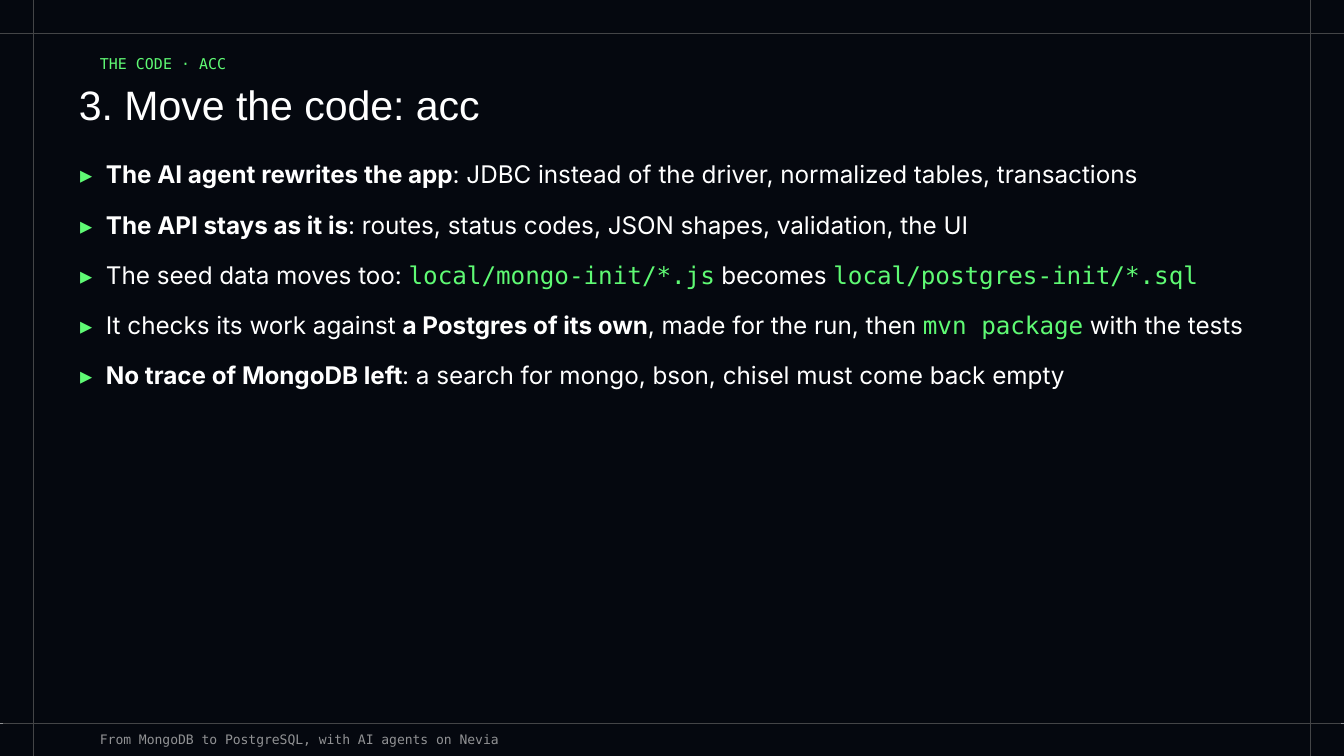
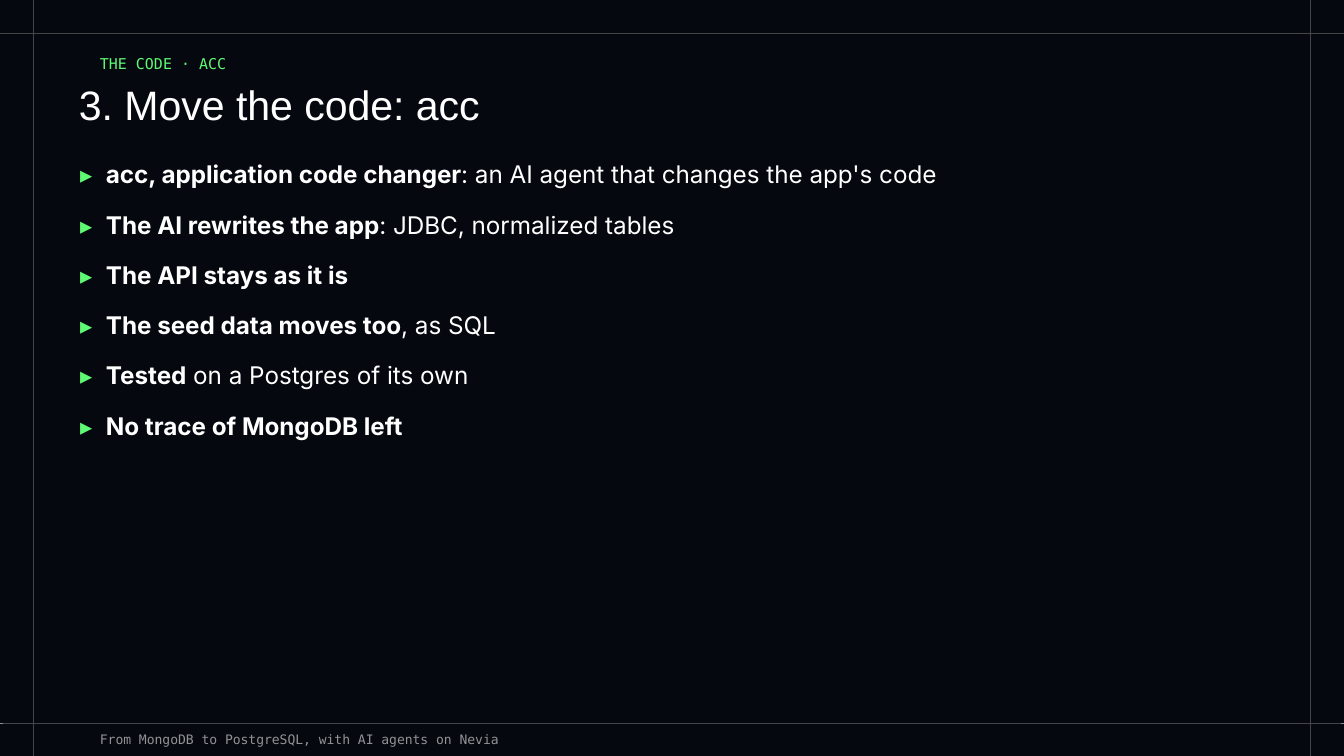
Before and after one commit to bertrandcedric/nevia-agent, a slide deck: slide 16 of docs/presentation.pptx (slide 8 before the commit). Drawn at 1344x756 pixels with LibreOffice and Linux fonts; fonts in the diff are those of the drawing. Boxes give left, top, right and bottom in pixels: in the first picture for what was removed or moved away, otherwise in the second. Text is boxed around its words. In the diff, an @@ line names an element or a change of style, - is before the commit and + after.

```diff
--- a/docs/presentation.pptx
+++ b/docs/presentation.pptx
@@ text at bbox=[106, 164, 936, 441]: text changed; bold on @@
-▸ The AI agent rewrites the app: JDBC instead of the driver, normalized tables, transactions
-▸ The API stays as it is: routes, status codes, JSON shapes, validation, the UI
-▸ The seed data moves too: local/mongo-init/*.js becomes local/postgres-init/*.sql
-▸ It checks its work against a Postgres of its own, made for the run, then mvn package with the tests
-▸ No trace of MongoDB left: a search for mongo, bson, chisel must come back empty
+▸ acc, application code changer: an AI agent that changes the app's code
+▸ The AI rewrites the app: JDBC, normalized tables
+▸ The API stays as it is
+▸ The seed data moves too, as SQL
+▸ Tested on a Postgres of its own
+▸ No trace of MongoDB left
```
Also in this commit, not shown: 7 other slides changed, 16 slides added, 2 slides removed, 7 other files.
